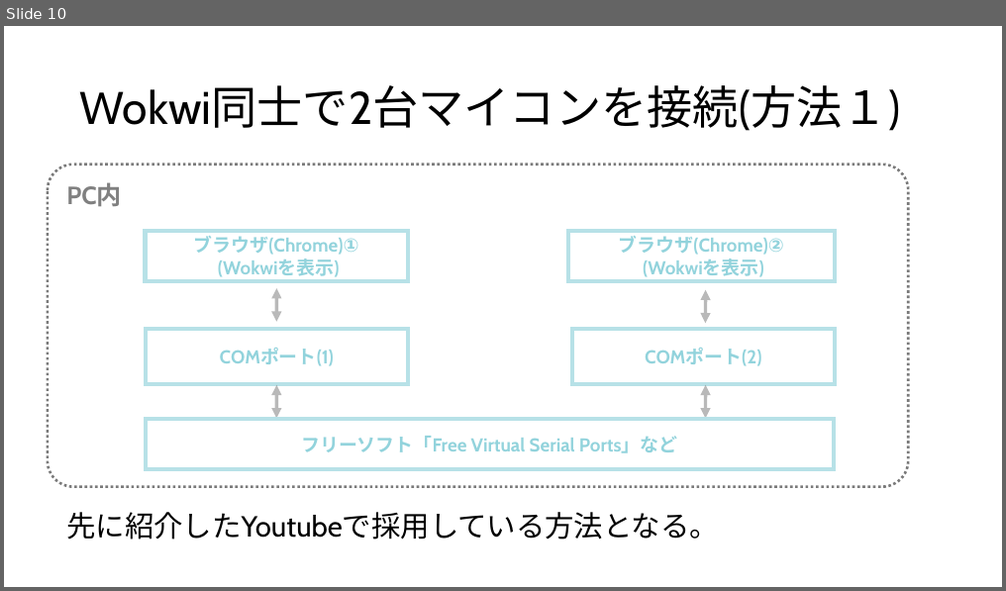
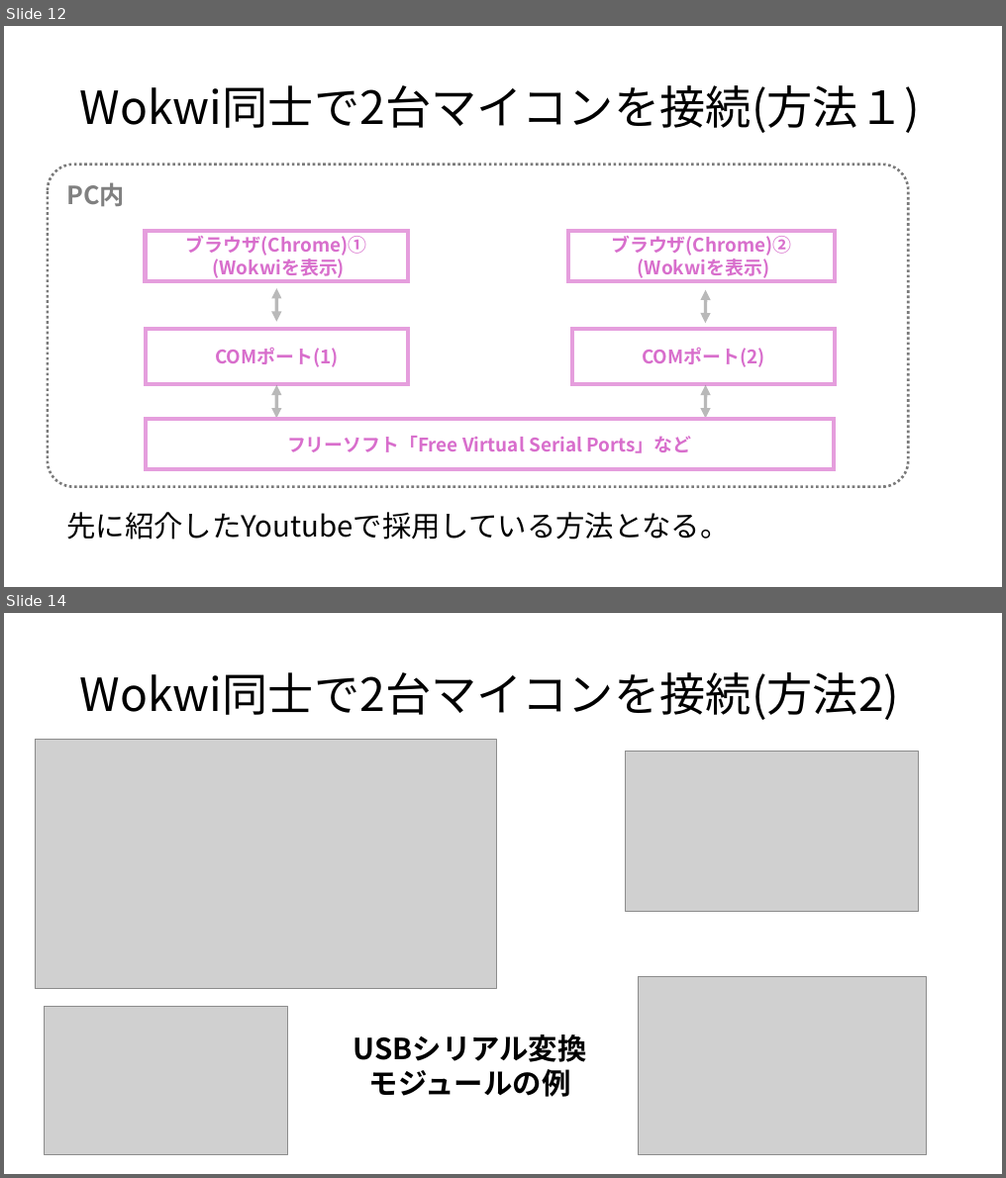
Before and after one commit to potechisakura/ren01, a slide deck: 01.pptx. Shown one above the other, each under a label of ours: slide 10 before the commit, slides 12 and 14 after it; the slides between them are not shown. The pictures are 1006x591 and 1006x1178 pixels, drawn with LibreOffice and Linux fonts; fonts in the diff are those of the drawing; grey boxes stand for pictures. Boxes give left, top, right and bottom in pixels: in the first picture for what was removed or moved away, otherwise in the second. Text is boxed around its words. In the diff, an @@ line names an element or a change of style, - is before the commit and + after.

```diff
--- a/01.pptx
+++ b/01.pptx
@@ slide 14 added at [4,613,1002,1174], background #FFFFFF @@
@@ title added at [80,672,900,720], 44 pt, text #000000 @@
+Wokwi同士で2台マイコンを接続(方法2)
@@ picture added at [35,739,497,989] @@
@@ picture added at [626,752,919,911] @@
@@ picture added at [638,977,927,1156] @@
@@ picture added at [45,1007,288,1155] @@
@@ text added at [353,1035,587,1097], 28 pt, text #000000, bold @@
+USBシリアル変換
+モジュールの例
@@ what was slide 10 is now slide 12 @@
@@ slide 12 changed as well @@
@@ font Cabin to Noto Sans CJK JP, text colour #92D3DC to #D86ECC; outline #B7E1E7 4 pt to #E59EDD 4 pt in 5 elements at [146,231,408,282], [146,329,408,383], [572,329,835,383], [146,419,835,470], [568,231,835,282] @@
@@ font Cabin to Noto Sans CJK JP in 3 elements at [80,85,920,133], [66,182,125,206], [67,512,730,540] @@
```
Also in this commit, not shown: 25 other slides changed, 2 other slides added.
